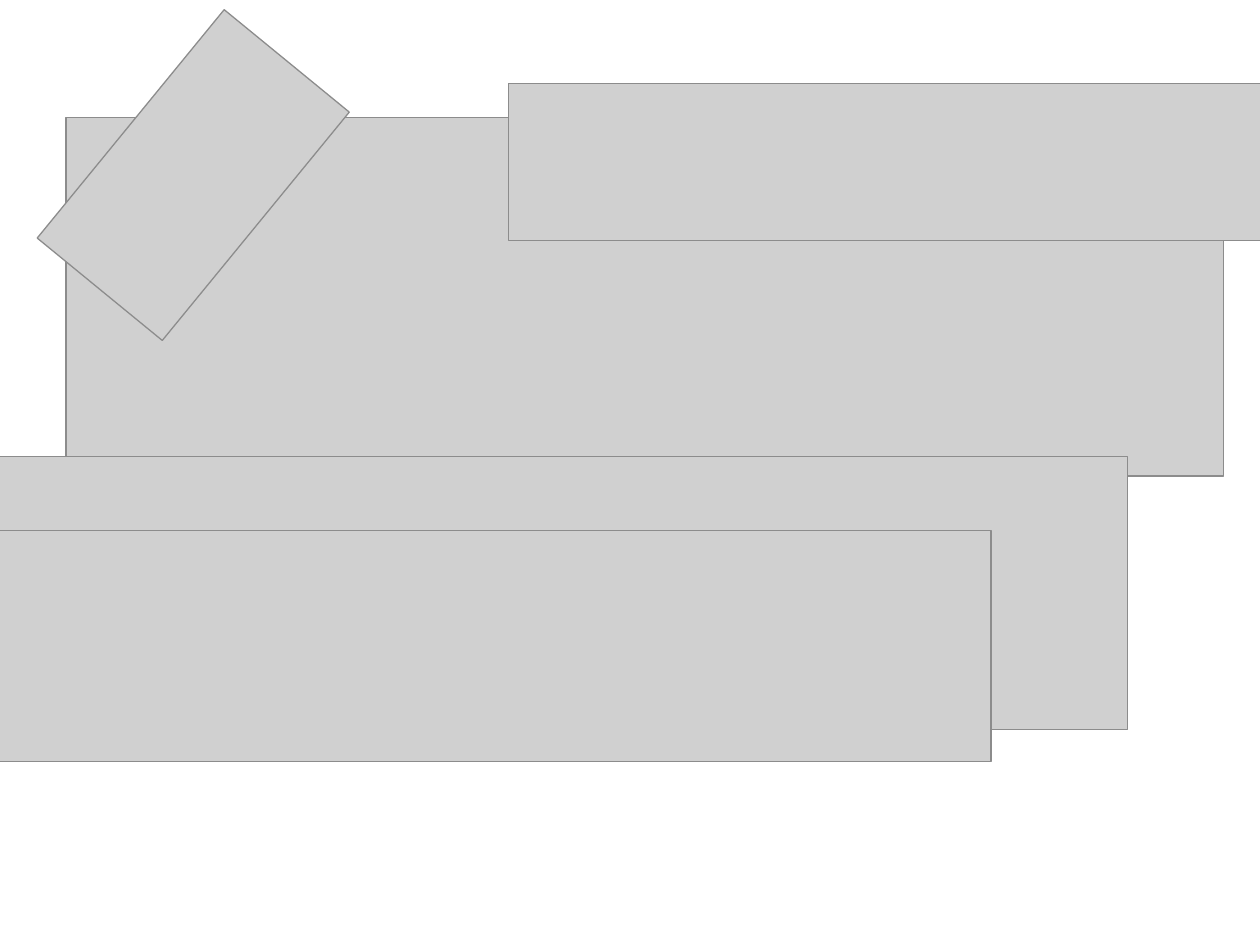
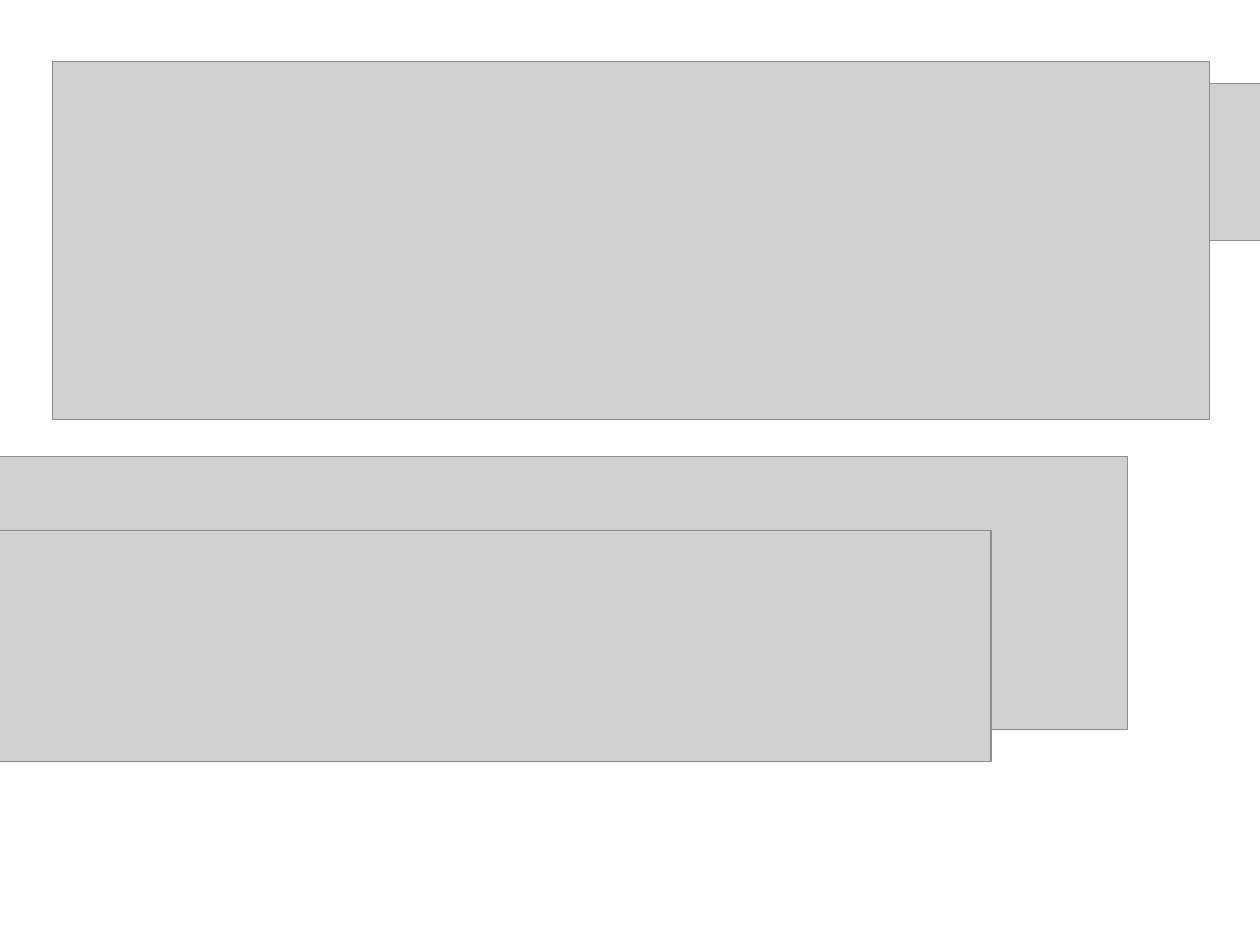
Before and after one commit to dsherma7/personal_html, a slide deck: slide 2 of Documents/Images.pptx. Drawn at 1260x945 pixels with LibreOffice and Linux fonts; fonts in the diff are those of the drawing; grey boxes stand for pictures. Boxes give left, top, right and bottom in pixels: in the first picture for what was removed or moved away, otherwise in the second. Text is boxed around its words. In the diff, an @@ line names an element or a change of style, - is before the commit and + after.

```diff
--- a/Documents/Images.pptx
+++ b/Documents/Images.pptx
@@ picture removed at bbox=[37, 10, 349, 340] @@
@@ picture: place and size @@
-picture at bbox=[66, 117, 1223, 475]
+picture at bbox=[52, 62, 1210, 420]
```
Also in this commit, not shown: 1 slide added, 1 slide removed, 6 other files.
